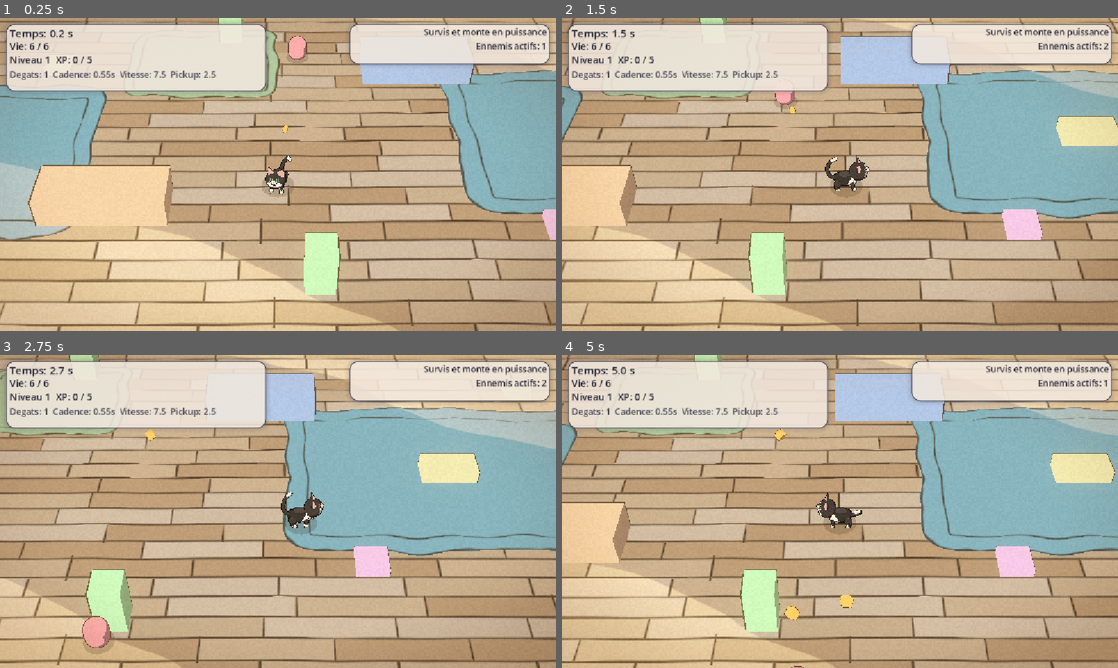
Above: before the commit, frames 1-4 (two rows, left to right).
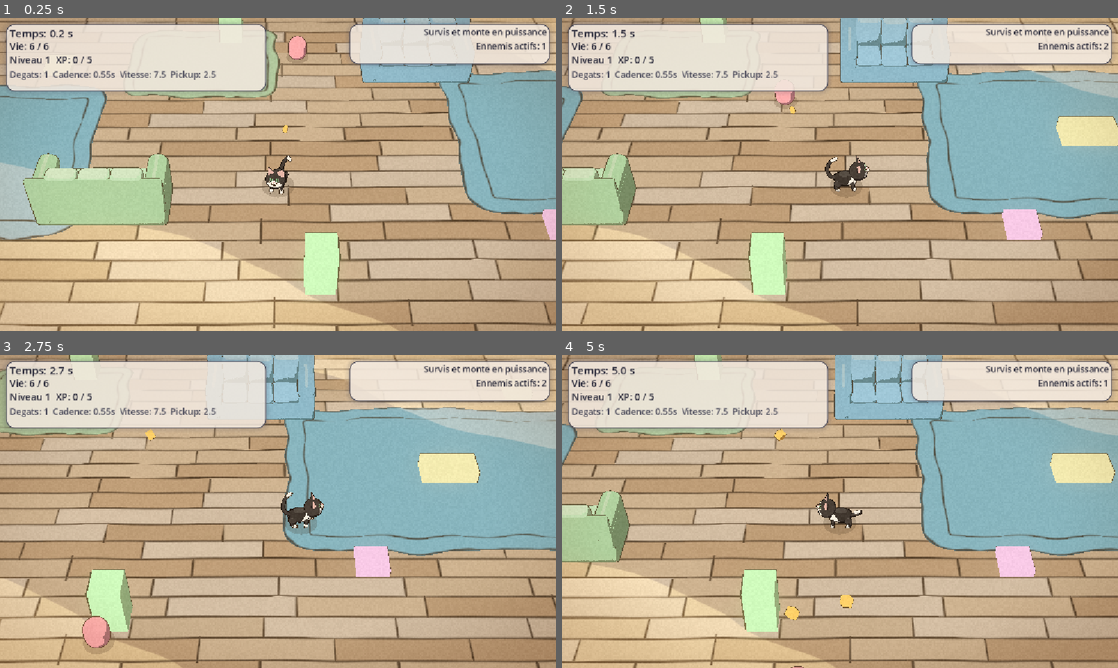
Above: after the commit, the same moments.

Repository: piiieeere/zeucozy
Game: Godot game, scene res://scenes/main.tscn
Two runs of this game, one before a commit and one after it. Both use one fixed random seed, a clock stepped at 60 frames per second and the inputs below.
Inputs (mouse positions are in pixels of both pictures, inside the frame that each line leads up to):
- Up to frame 1 (0.25 s): no input
- Up to frame 2 (1.5 s): tap Enter at 0.5 s; move the mouse to (962, 158) at 0.52 s; hold Right (ui_right) 0.53-1.25 s; tap C at 0.6 s; click (962, 158) at 0.67 s; tap V at 0.8 s; drag from (728, 190) to (812, 237) at 1.27 s
- Up to frame 3 (2.75 s): move the mouse to (333, 442) at 2.02 s; hold Right (ui_right) from 2.03 s (still down); tap G at 2.1 s; click (333, 442) at 2.17 s; tap R at 2.3 s
- Up to frame 4 (5 s): release Right (ui_right) at 2.75 s; drag from (812, 574) to (673, 464) at 2.77 s; move the mouse to (1006, 558) at 3.52 s; hold Left (ui_left) 3.53-4.25 s; tap 1 at 3.6 s; click (1006, 558) at 3.67 s; tap 2 at 3.8 s; tap Escape at 4.15 s; drag from (673, 464) to (756, 433) at 4.27 s

The runs differ from the first frame. In frame 1, 6.8% of the frame differs, in the area x 4-86%, y 0-67%; in frame 2, 5.1%; in frame 3, 1.7%; in frame 4, 5.0%.

Commit message:
Add procedural couch generation and export functionality
- Introduced a new script `build_couch.py` to create a procedural couch model in Blender, complete with geometry and materials.
- Added `export_prop.py` to export the couch model as a glTF file while preserving the custom vertex color attribute `Attr_Style`.
- Created a test file `prop_test.gd.uid` for future property testing.

Diff:
--- /dev/null
+++ b/scenes/tests/prop_test.tscn
@@ -0,0 +1,6 @@
+[gd_scene load_steps=2 format=3]
+
+[ext_resource type="Script" path="res://scripts/tests/prop_test.gd" id="1_prop_test"]
+
+[node name="PropTest" type="Node3D"]
+script = ExtResource("1_prop_test")
--- a/scripts/arena.gd
+++ b/scripts/arena.gd
@@ -17,6 +17,9 @@
 ## Le sol, lui, ne se construit plus en geometrie du tout — voir plus bas.
 
 const CelStyle := preload("res://scripts/systems/cel_style.gd")
+const CelProp := preload("res://scripts/systems/cel_prop.gd")
+
+const CANAPE := "res://assets/models/prop_canape.glb"
 
 ## Ton moyen du parquet. Sert de fond de melange aux aplats du mobilier, pour
 ## qu'ils restent coherents avec le sol sur lequel ils sont poses.
@@ -60,11 +63,22 @@
 ]
 
 # Mobilier — meme convention, plus une hauteur.
+#
+# Deux familles cohabitent, et c'est un etat transitoire assume :
+#
+#   * "model" — un .glb cel-shade, style pose par cel_prop.gd. Son emprise
+#     "size" doit egaler celle du modele, elle ne le redimensionne pas : §11
+#     interdit le scaling non uniforme sur un objet exporte, et un canape
+#     etire ne serait plus le canape qu'on a valide au banc ;
+#   * sans "model" — la boite pastel du prototype, en attendant son modele.
 const PROPS := [
-	{"at": Vector2(0.24, 0.30), "size": Vector2(6.4, 2.6), "height": 1.6,
-		"color": Color("#9FC4FF"), "alpha": 0.72},   # canape
-	{"at": Vector2(0.76, 0.66), "size": Vector2(6.4, 2.6), "height": 1.6,
-		"color": Color("#FFD6A5"), "alpha": 0.70},   # canape
+	{"at": Vector2(0.24, 0.30), "size": Vector2(6.4, 2.6),
+		"model": CANAPE, "variant": "bleu", "yaw": 0.0},
+	# Le second canape tourne le dos au premier. Deux exemplaires identiques
+	# poses dans le meme sens se liraient comme du papier peint — c'est deja la
+	# raison du decalage aleatoire par cellule.
+	{"at": Vector2(0.76, 0.66), "size": Vector2(6.4, 2.6),
+		"model": CANAPE, "variant": "sauge", "yaw": 180.0},
 	{"at": Vector2(0.50, 0.52), "size": Vector2(3.0, 1.6), "height": 0.8,
 		"color": Color("#FDFDB6"), "alpha": 0.58},   # table basse
 	{"at": Vector2(0.90, 0.12), "size": Vector2(1.4, 1.4), "height": 2.6,
@@ -184,6 +198,10 @@
 
 
 func _add_prop(footprint: Rect2, prop: Dictionary) -> void:
+	if prop.has("model"):
+		_add_model_prop(footprint, prop)
+		return
+
 	var height: float = prop["height"]
 
 	var mesh := BoxMesh.new()
@@ -202,6 +220,22 @@
 	add_child(node)
 
 
+## Un meuble modelise. Il apporte son propre style (palette, contour, ombres
+## peintes) : rien de ce que fait `_add_prop` sur une boite ne s'applique ici.
+##
+## Pose sur le SOL, pas centre en hauteur : les modeles sortent de Blender avec
+## leur origine entre les pieds, comme le chat ("Convention Blender" §2).
+func _add_model_prop(footprint: Rect2, prop: Dictionary) -> void:
+	var node := CelProp.spawn(prop["model"], prop["variant"])
+
+	if node == null:
+		return
+
+	node.position = Vector3(footprint.get_center().x, 0.0, footprint.get_center().y)
+	node.rotation_degrees.y = prop.get("yaw", 0.0)
+	add_child(node)
+
+
 ## Mur de bordure — marque la limite de jeu, la meme que clamp_to_arena().
 func _build_walls(rect: Rect2) -> void:
 	var half := WALL_THICKNESS * 0.5
--- /dev/null
+++ b/scripts/systems/cel_prop.gd
@@ -0,0 +1,188 @@
+extends RefCounted
+
+## Le style des MEUBLES modelises — pendant statique de cel_model.gd.
+##
+## Trois fabriques de style coexistent, et le decoupage n'est pas arbitraire :
+##
+##   cel_style.gd  primitives sans modele (ennemis placeholder, murs, sol).
+##                 Une couleur, un contour, rien de peint.
+##   cel_prop.gd   modeles .glb SANS squelette — les meubles. Palette par
+##                 materiau et Attr_Style, mais ni rest_undo ni calottes.
+##   cel_model.gd  le chat. Squelette, visage peint, calottes, rest_undo.
+##
+## Ce que ce script apporte par rapport a `cel_style.make_outlined()` :
+##
+##   * il ALLUME `use_vertex_style`. Un meuble exporte par `tools/export_prop.py`
+##     porte Attr_Style, donc son trait varie, ses ombres sont peintes et son
+##     accent est masque. Laisse a false, COLOR vaudrait (1,1,1) et le meuble
+##     partirait en pleine lumiere avec le trait le plus epais partout ;
+##   * il MUTUALISE les materiaux. L'arene pose une trentaine de canapes ;
+##     chacun fabriquant les siens, on aurait soixante ShaderMaterial pour deux
+##     apparences, et regler une couleur en jeu n'en changerait qu'un.
+
+const CelStyle := preload("res://scripts/systems/cel_style.gd")
+
+## Epaisseur du trait, en unites monde.
+##
+## Volontairement la MEME que celle du chat (0,041), et non un multiple de la
+## taille du canape. §11 met en garde contre un trait fixe sur de petits assets,
+## pas contre un trait constant entre gros objets : a distance de camera egale,
+## une epaisseur monde constante donne une largeur ECRAN constante — soit
+## exactement le trait de plume unique d'une planche de cellulo. Un canape cerne
+## proportionnellement a ses 3,2 m aurait un trait deux fois plus gras que le
+## chat pose dessus, et volerait l'attention au personnage.
+const OUTLINE_THICKNESS := 0.045
+
+## Bord de cluster irregulier — §5.3 demande ±0,03, le shader prend la moitie.
+const EDGE_NOISE := 0.06
+
+## Accent de brillance (canal B). Le chat l'a descendu a 0,12 parce que son
+## pelage est noir et qu'un melange vers le creme y ajoutait un 3e ton. Les
+## tissus de meuble sont clairs (valeur ~0,85, comme l'ancien chat ambre) :
+## l'accent y reste un souffle, et 0,30 retrouve le reglage d'origine.
+const ACCENT_STRENGTH := 0.30
+
+## Force du biais d'ombre peinte. Le shader applique `(G - 0,5) x 2 x force`.
+##
+## Au-dessus du 1,0 du chat, et pour une raison de FORME, pas de gout. La
+## lumiere du jeu vient d'en haut : sur un chat fait de spheres, les normales
+## balaient tout l'hemisphere et le cluster se coupe tout seul. Un meuble, lui,
+## n'offre a une camera plongeante que des faces tournees vers le ciel — elles
+## tombent TOUTES du cote eclaire et le canape s'aplatit en un seul aplat.
+##
+## "Convention Blender" §4 le dit d'avance : le vrai bouton est ici, pas dans
+## l'amplitude peinte. Peindre G plus bas figerait la surface en ombre
+## permanente quelle que soit la lumiere ; monter la force garde les ombres
+## peintes modulables.
+const SHADOW_BIAS_STRENGTH := 1.5
+
+## Palette par variante, puis par materiau du .glb.
+##
+## Strictement "Visual Art Direction" §4 — les pastels du prototype 2D
+## (#9FC4FF, #FFD6A5) n'en font pas partie et juraient avec le bois, exactement
+## comme ceux que les tapis ont deja abandonnes.
+##
+## Le coussin n'est PAS une seconde couleur : c'est la couleur de palette, et le
+## bati en est la version assombrie d'un cran. Le capitonnage se detache donc du
+## meuble sans ajouter de teinte, ce qui tient la limite de §5 (une couleur
+## principale par objet). Le bati est descendu apres mesure : a la valeur de
+## palette pleine, le canape se retrouvait dans la meme plage de valeurs que les
+## lames claires du parquet et se lisait delave a taille de jeu.
+const PALETTES := {
+	"bleu": {
+		"tissu": Color("#8FBAC9"),    # bleu ciel Ghibli, assombri
+		"coussin": Color("#A0C8D8"),  # bleu ciel Ghibli
+	},
+	"sauge": {
+		"tissu": Color("#B2D3A0"),    # vert sauge, assombri
+		"coussin": Color("#C8E4B8"),  # vert sauge
+	},
+}
+
+const FALLBACK_COLOR := Color("#A0C8D8")
+
+# (chemin du modele + variante) -> Array[ShaderMaterial], indexe par surface.
+static var _cache := {}
+
+
+## Instancie un meuble, style applique, pret a etre place.
+static func spawn(model_path: String, variant: String) -> Node3D:
+	var packed: PackedScene = load(model_path)
+
+	if packed == null:
+		push_warning("cel_prop : modele introuvable — %s" % model_path)
+		return null
+
+	var root := packed.instantiate() as Node3D
+	var mesh_instance := _find_mesh(root)
+
+	if mesh_instance == null:
+		push_warning("cel_prop : aucun MeshInstance3D dans %s" % model_path)
+		return root
+
+	var materials := _materials(model_path, variant, mesh_instance.mesh)
+
+	for i in materials.size():
+		mesh_instance.set_surface_override_material(i, materials[i])
+
+	return root
+
+
+static func _find_mesh(node: Node) -> MeshInstance3D:
+	if node is MeshInstance3D:
+		return node
+
+	for child in node.get_children():
+		var found := _find_mesh(child)
+
+		if found != null:
+			return found
+
+	return null
+
+
+static func _materials(model_path: String, variant: String, mesh: Mesh) -> Array:
+	var key := "%s|%s" % [model_path, variant]
+
+	if _cache.has(key):
+		return _cache[key]
+
+	var palette: Dictionary = PALETTES.get(variant, {})
+	var materials: Array[ShaderMaterial] = []
+
+	for i in mesh.get_surface_count():
+		var source := mesh.surface_get_material(i)
+		var mat_name := source.resource_name if source else ""
+		var color: Color = palette.get(mat_name, FALLBACK_COLOR)
+
+		var mat := CelStyle.make_outlined(color, OUTLINE_THICKNESS)
+		mat.set_shader_parameter("use_vertex_style", true)
+		mat.set_shader_parameter("edge_noise", EDGE_NOISE)
+		mat.set_shader_parameter("accent_strength", ACCENT_STRENGTH)
+		mat.set_shader_parameter("shadow_bias_strength", SHADOW_BIAS_STRENGTH)
+		(mat.next_pass as ShaderMaterial).set_shader_parameter("use_vertex_style", true)
+
+		materials.append(mat)
+
+	_cache[key] = materials
+	return materials
+
+
+## Etat de `Attr_Style` tel que Godot le voit, par surface.
+##
+## Meme role que `cel_model.style_report()`, et pour la meme raison : l'attribut
+## ne traverse le glTF que parce qu'un script le reinjecte (piege n°6). Une
+## surface revenue a R/G/B = 1/1/1 est une surface que l'exporteur a laissee
+## blanche — elle ne casse rien, elle passe simplement en pleine lumiere avec le
+## trait le plus epais, ce qui ne ressemble pas a un probleme d'export.
+static func style_report(mesh: Mesh) -> Array[String]:
+	var lines: Array[String] = []
+
+	for i in mesh.get_surface_count():
+		var source := mesh.surface_get_material(i)
+		var mat_name := source.resource_name if source else "<sans nom>"
+		var colors: PackedColorArray = mesh.surface_get_arrays(i)[Mesh.ARRAY_COLOR]
+
+		if colors.is_empty():
+			lines.append("  %-12s COLOR_0 ABSENT" % mat_name)
+			continue
+
+		var lo := Vector3(2.0, 2.0, 2.0)
+		var hi := Vector3(-1.0, -1.0, -1.0)
+		var sum := Vector3.ZERO
+
+		for c in colors:
+			var v := Vector3(c.r, c.g, c.b)
+			lo = lo.min(v)
+			hi = hi.max(v)
+			sum += v
+
+		var mean := sum / float(colors.size())
+		lines.append("  %-12s R %.2f/%.2f/%.2f  G %.2f/%.2f/%.2f  B %.2f/%.2f/%.2f" % [
+			mat_name,
+			lo.x, mean.x, hi.x,
+			lo.y, mean.y, hi.y,
+			lo.z, mean.z, hi.z,
+		])
+
+	return lines
--- /dev/null
+++ b/scripts/tests/prop_test.gd
@@ -0,0 +1,294 @@
+extends Node3D
+
+## Banc de test des MEUBLES — pendant statique de cel_test.gd.
+##
+## Un banc separe, et pas une option de celui du chat : cel_test.gd est
+## entierement bati sur ce qu'un meuble n'a pas — bascule du visage, sondes de
+## skinning, mesure de cadence sur un os. L'y greffer aurait ajoute des branches
+## mortes dans le seul fichier qui doit rester lisible pour juger le chat.
+##
+## Ce que ce banc juge, et que le tour de camera du chat ne pouvait pas :
+##
+##   1. la SILHOUETTE du meuble sur 8 azimuts — §16 etape 7, non optionnelle ;
+##   2. le RAPPORT DE TAILLE au chat, qui est tout l'enjeu du canape : la
+##      hauteur du dossier a ete decidee pour que le chat pose sur l'assise le
+##      depasse. Ca ne se verifie pas au chiffre, ca se regarde ;
+##   3. le meuble AU CADRAGE DE JEU (§16 demande de juger a taille de jeu),
+##      pose sur le vrai parquet et non sur un fond neutre.
+##
+##   "C:/Users/tibo/Games/Godot/Godot_v4.7.1-stable_win64.exe" \
+##       --path . res://scenes/tests/prop_test.tscn -- --capture
+
+const CelProp := preload("res://scripts/systems/cel_prop.gd")
+const CelModel := preload("res://scripts/systems/cel_model.gd")
+const CelStyle := preload("res://scripts/systems/cel_style.gd")
+
+const MODEL := "res://assets/models/prop_canape.glb"
+const CAPTURE_DIR := "C:/Users/tibo/AppData/Local/Temp/claude/c--Users-tibo-Games-zeucozy/42e46b8e-306f-4ae8-91c9-344ef69f4749/scratchpad"
+const CAPTURE_SIZE := Vector2i(720, 720)
+const WINDOW_SIZE := Vector2i(1100, 820)
+
+const ANGLES := [0, 45, 90, 135, 180, 225, 270, 315]
+
+# Meme cadrage que la camera de jeu (camera_rig.gd) : plongee 45°, FOV 24°.
+# Juger un meuble sous une autre plongee que celle du jeu n'apprend rien —
+# c'est precisement l'angle qui avait fait passer le chat pour un cadenas.
+const CAM_PITCH_DEG := 45.0
+const CAM_FOV_DEG := 24.0
+
+## Distance du tour de camera. Assez pres pour lire le capitonnage.
+const TURN_DISTANCE := 22.0
+
+## Distance de jeu, reprise telle quelle de camera_rig.gd. A 38 m et 24° de FOV
+## le cadre montre ~16 m de haut, soit un chat a ~11 % de la hauteur d'ecran :
+## c'est la seule echelle a laquelle un jugement de lisibilite vaut quelque chose.
+const GAME_DISTANCE := 38.0
+
+const TURN_TARGET := Vector3(0.0, 1.6, 0.0)
+
+# Le canape regarde +Z apres la conversion Y-up du glTF : son avant est -Y dans
+# Blender, comme celui du chat.
+const SEAT_TOP := 1.6
+const SEAT_CENTER_Z := 0.35
+
+var _camera: Camera3D
+var _pivot: Node3D
+var _couch: Node3D
+var _cat: Node3D
+
+var _yaw := 0.0
+var _pitch := CAM_PITCH_DEG
+var _distance := TURN_DISTANCE
+var _target := TURN_TARGET
+var _dragging := false
+
+var _capture_mode := false
+var _capture_dir := CAPTURE_DIR
+
+
+func _ready() -> void:
+	_capture_mode = "--capture" in OS.get_cmdline_user_args()
+
+	for arg in OS.get_cmdline_user_args():
+		if arg.begins_with("--pitch="):
+			_pitch = float(arg.trim_prefix("--pitch="))
+		elif arg.begins_with("--out="):
+			_capture_dir = arg.trim_prefix("--out=")
+
+	DisplayServer.window_set_mode(DisplayServer.WINDOW_MODE_WINDOWED)
+	DisplayServer.window_set_size(CAPTURE_SIZE if _capture_mode else WINDOW_SIZE)
+
+	_setup_environment()
+	_setup_camera()
+	_setup_ground()
+	_setup_couch()
+	_setup_cat()
+
+	if _couch == null:
+		_log("ECHEC : %s introuvable" % MODEL)
+		_finish()
+		return
+
+	if _capture_mode:
+		await _capture_turntable()
+		await _capture_scale()
+		_finish()
+	else:
+		set_process_unhandled_input(true)
+
+
+# ---------------------------------------------------------------- mise en place
+
+func _setup_environment() -> void:
+	var env := Environment.new()
+	env.background_mode = Environment.BG_COLOR
+	env.background_color = Color("#F5ECD8")
+	env.ambient_light_source = Environment.AMBIENT_SOURCE_DISABLED
+	env.tonemap_mode = Environment.TONE_MAPPER_LINEAR
+	var world_env := WorldEnvironment.new()
+	world_env.environment = env
+	add_child(world_env)
+
+
+func _setup_camera() -> void:
+	_pivot = Node3D.new()
+	add_child(_pivot)
+	_camera = Camera3D.new()
+	_camera.set_perspective(CAM_FOV_DEG, 0.5, 400.0)
+	_pivot.add_child(_camera)
+	_update_camera()
+
+
+## Le vrai parquet du jeu, pas un damier de banc : un meuble se juge sur le sol
+## sur lequel il sera pose, sa couleur devant s'en detacher.
+func _setup_ground() -> void:
+	var mesh := PlaneMesh.new()
+	mesh.size = Vector2(120.0, 120.0)
+	var node := MeshInstance3D.new()
+	node.mesh = mesh
+	node.material_override = CelStyle.make_ground()
+	add_child(node)
+
+
+func _setup_couch() -> void:
+	_couch = CelProp.spawn(MODEL, "bleu")
+
+	if _couch == null:
+		return
+
+	add_child(_couch)
+
+	var mesh_instance := _find_mesh(_couch)
+
+	if mesh_instance != null:
+		var mesh: Mesh = mesh_instance.mesh
+		var aabb := mesh.get_aabb()
+		_log("Canape — %d surfaces, emprise %.2f x %.2f x %.2f" % [
+			mesh.get_surface_count(), aabb.size.x, aabb.size.y, aabb.size.z,
+		])
+		_log("Attr_Style (min/moy/max) — neutre : R 1.0, G 0.5, B 0.0")
+		for line in CelProp.style_report(mesh):
+			_log(line)
+
+
+func _setup_cat() -> void:
+	_cat = CelModel.new()
+	_cat.name = "CelModel"
+	# Convention du jeu : le chat sort du glTF en regardant +Z, l'avant de Godot
+	# est -Z. Le banc du chat garde 0, celui-ci prend celle du jeu.
+	_cat.yaw_offset_deg = 180.0
+	add_child(_cat)
+	_place_cat_beside()
+
+
+## Debout a cote du canape, tourne vers la camera de face.
+func _place_cat_beside() -> void:
+	_cat.position = Vector3(4.6, 0.0, 1.8)
+	_cat.rotation_degrees.y = 0.0
+
+
+## Assis sur l'assise centrale — la posture que la mecanique de saut vise.
+func _place_cat_on_seat() -> void:
+	_cat.position = Vector3(0.0, SEAT_TOP, SEAT_CENTER_Z)
+	_cat.rotation_degrees.y = 0.0
+
+
+func _find_mesh(node: Node) -> MeshInstance3D:
+	if node is MeshInstance3D:
+		return node
+
+	for child in node.get_children():
+		var found := _find_mesh(child)
+
+		if found != null:
+			return found
+
+	return null
+
+
+func _update_camera() -> void:
+	_pivot.rotation_degrees.y = _yaw
+	var pitch := deg_to_rad(_pitch)
+	_camera.position = _target + Vector3(0.0, _distance * sin(pitch), _distance * cos(pitch))
+	_camera.look_at(_target, Vector3.UP)
+
+
+# ------------------------------------------------------------------ interactif
+
+func _unhandled_input(event: InputEvent) -> void:
+	if event is InputEventMouseButton:
+		match event.button_index:
+			MOUSE_BUTTON_LEFT:
+				_dragging = event.pressed
+			MOUSE_BUTTON_WHEEL_UP:
+				_distance = maxf(4.0, _distance - 1.5)
+				_update_camera()
+			MOUSE_BUTTON_WHEEL_DOWN:
+				_distance = minf(80.0, _distance + 1.5)
+				_update_camera()
+
+	elif event is InputEventMouseMotion and _dragging:
+		_yaw -= event.relative.x * 0.35
+		_pitch = clampf(_pitch + event.relative.y * 0.35, -10.0, 89.0)
+		_update_camera()
+
+	elif event is InputEventKey and event.pressed and not event.echo:
+		match event.keycode:
+			KEY_ESCAPE:
+				get_tree().quit()
+			KEY_C:
+				_place_cat_on_seat()
+			KEY_V:
+				_place_cat_beside()
+			KEY_G:
+				_distance = GAME_DISTANCE
+				_update_camera()
+			KEY_R:
+				_yaw = 0.0
+				_pitch = CAM_PITCH_DEG
+				_distance = TURN_DISTANCE
+				_update_camera()
+			KEY_1, KEY_2, KEY_3, KEY_4, KEY_5, KEY_6, KEY_7, KEY_8:
+				_yaw = float(ANGLES[event.keycode - KEY_1])
+				_update_camera()
+
+
+# --------------------------------------------------------------------- capture
+
+func _capture_turntable() -> void:
+	if not DirAccess.dir_exists_absolute(_capture_dir):
+		DirAccess.make_dir_recursive_absolute(_capture_dir)
+
+	# Le chat s'ecarte du cadre : ce tour-ci juge la silhouette du MEUBLE, et un
+	# chat plante a cote la masquerait a un azimut sur deux.
+	_cat.position = Vector3(0.0, 0.0, 200.0)
+
+	for angle in ANGLES:
+		_yaw = float(angle)
+		_update_camera()
+		await _shot("prop_%03d" % angle)
+
+	_log("tour de camera 8 directions -> prop_*.png")
+
+
+## Les trois seules images qui tranchent la question de la hauteur.
+func _capture_scale() -> void:
+	_distance = GAME_DISTANCE
+	_yaw = 0.0
+
+	_place_cat_beside()
+	_update_camera()
+	await _shot("prop_echelle_a_cote")
+
+	_place_cat_on_seat()
+	_update_camera()
+	await _shot("prop_echelle_sur_assise")
+
+	# De trois quarts arriere : c'est la que le dossier peut avaler le chat, et
+	# c'est le cas d'occultation que la Todo signale depuis le passage a 45°.
+	_yaw = 180.0
+	_update_camera()
+	await _shot("prop_echelle_de_dos")
+
+	_log("echelle au cadrage de jeu (%.0f m, FOV %.0f) -> prop_echelle_*.png"
+			% [GAME_DISTANCE, CAM_FOV_DEG])
+
+
+func _shot(name: String) -> void:
+	# Deux frames : une pour appliquer la transformation, une pour la dessiner.
+	await RenderingServer.frame_post_draw
+	await RenderingServer.frame_post_draw
+	var path := "%s/%s.png" % [_capture_dir, name]
+	var err := get_viewport().get_texture().get_image().save_png(path)
+
+	if err != OK:
+		_log("ECHEC capture %s (err %d)" % [path, err])
+
+
+func _log(line: String) -> void:
+	print("[prop_test] ", line)
+
+
+func _finish() -> void:
+	print("[prop_test] ---- fin ----")
+	get_tree().quit()
Binary file added: assets/models/prop_canape.glb
Not shown, added: assets/models/prop_canape.glb.import
Not shown, added: scripts/systems/cel_prop.gd.uid
Not shown, added: scripts/tests/prop_test.gd.uid
Not shown, changed: CLAUDE.md
